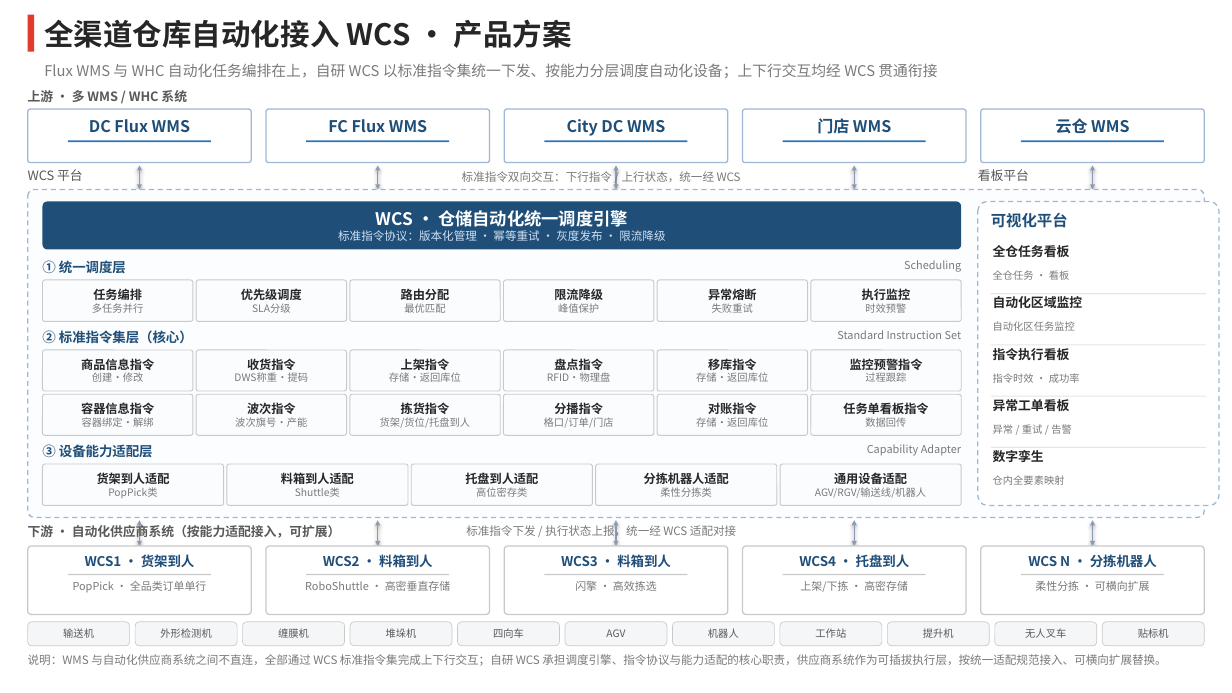
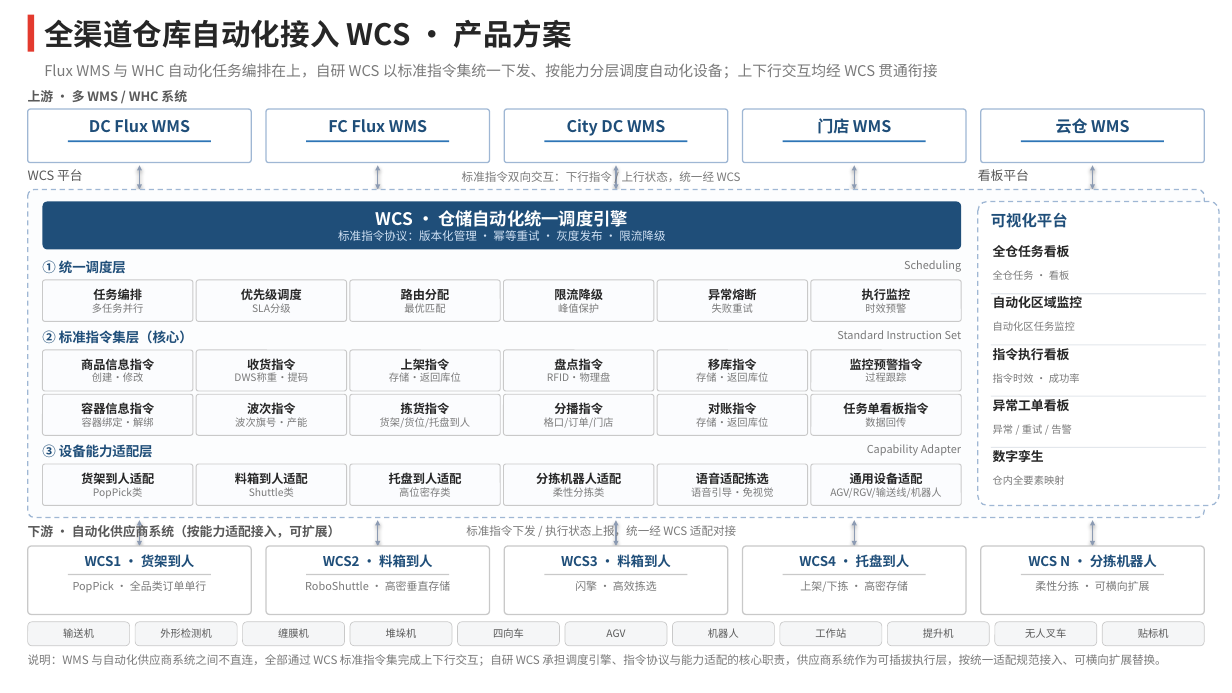
Before and after one commit to generous-jiang/jiangzw, a slide deck: slide 1 of wcs-architecture/WCS架构产品方案.pptx. Drawn at 1232x693 pixels with LibreOffice and Linux fonts; fonts in the diff are those of the drawing. Boxes give left, top, right and bottom in pixels: in the first picture for what was removed or moved away, otherwise in the second. Text is boxed around its words. In the diff, an @@ line names an element or a change of style, - is before the commit and + after.

```diff
--- a/wcs-architecture/WCS架构产品方案.pptx
+++ b/wcs-architecture/WCS架构产品方案.pptx
@@ rounded rectangle "货架到人适配" resized from (x1=43, y1=464, x2=224, y2=506) to (x1=43, y1=464, x2=193, y2=506) @@
@@ rounded rectangle "料箱到人适配" resized from (x1=227, y1=464, x2=409, y2=506) to (x1=196, y1=464, x2=347, y2=506) @@
@@ rounded rectangle "托盘到人适配" resized from (x1=411, y1=464, x2=592, y2=506) to (x1=350, y1=464, x2=501, y2=506) @@
@@ rounded rectangle "分拣机器人适配" resized from (x1=596, y1=464, x2=777, y2=506) to (x1=504, y1=464, x2=654, y2=506) @@
@@ rounded rectangle added at (x1=657, y1=464, x2=808, y2=506), fill #FBFCFE, outline #C9C9C9 0.75 pt, 8 pt, text #7A7A7A @@
+语音适配拣选
+语音引导·免视觉
@@ rounded rectangle "通用设备适配" resized from (x1=780, y1=464, x2=961, y2=506) to (x1=811, y1=464, x2=961, y2=506) @@
```
Also in this commit, not shown: 1 other file.
